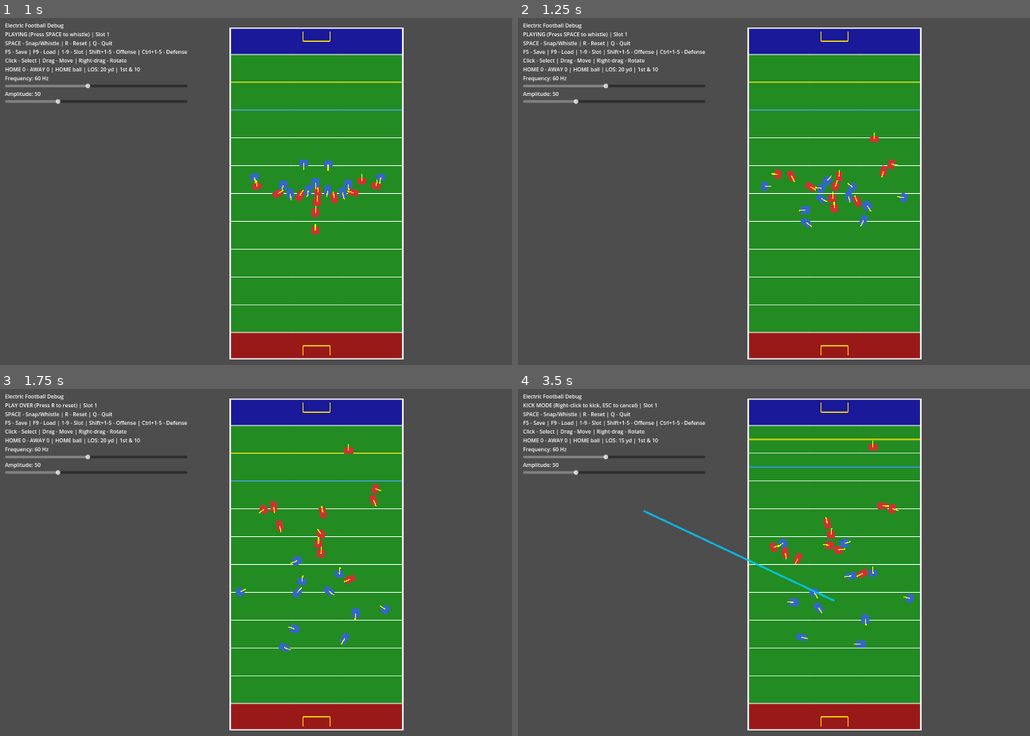
Above: before the commit, frames 1-4 (two rows, left to right).
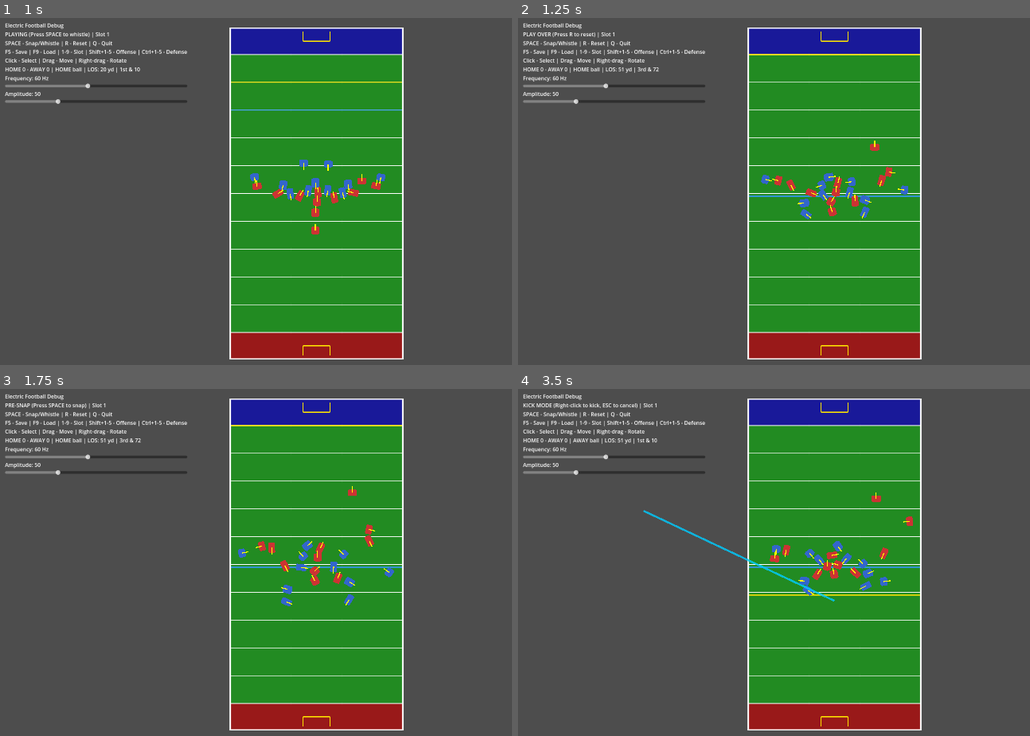
Above: after the commit, the same moments.

Repository: Freaksed/electric-football
Game: Godot game, scene res://scenes/main.tscn
Same seed, same stepped clock (60 frames per second), same inputs: the game is played once before the commit and once after it.
Inputs (mouse positions are in pixels of both pictures, inside the frame that each line leads up to):
- Up to frame 1 (1 s): tap Space at 0.5 s; move the mouse to (455, 174) at 0.52 s; hold Up from 0.53 s (still down); tap R at 0.6 s; click (455, 174) at 0.67 s; tap Enter (ui_accept) at 0.77 s
- Up to frame 2 (1.25 s): keep holding Up
- Up to frame 3 (1.75 s): release Up at 1.25 s; tap Space at 1.25 s; drag from (189, 583) to (286, 635) at 1.27 s
- Up to frame 4 (3.5 s): tap R at 2 s; move the mouse to (896, 486) at 2.02 s; hold Up 2.03-2.75 s; tap K at 2.1 s; tap Enter (ui_accept) at 2.75 s; drag from (804, 635) to (646, 510) at 2.77 s

Frame 1 is identical in both runs. In frame 2, 1.8% of the frame differs, in the area x 3-79%, y 4-61%; in frame 3, 2.3%, in the area x 1-79%, y 4-76%; in frame 4, 2.3%.

Commit message:
Fix tackle detection by setting QB as ball carrier at snap
Tackles weren't triggering because no ball carrier was assigned
at the start of a play. Now the QB on the team with possession
is automatically set as the ball carrier when snapping.

Co-Authored-By: Claude Opus 4.5 <noreply@anthropic.com>

Diff:
--- a/scripts/main.gd
+++ b/scripts/main.gd
@@ -178,6 +178,10 @@
 	match _game_manager.current_phase:
 		GameManager.GamePhase.PRE_SNAP:
 			# Snap the ball - start the play
+			# Find the QB on the team with possession and set as ball carrier
+			var qb := _find_quarterback(_game_manager.possession)
+			if qb:
+				_game_manager.set_ball_carrier(qb)
 			_game_manager.snap()
 		GameManager.GamePhase.PLAYING:
 			# Blow the whistle - stop the play
@@ -478,6 +482,13 @@
 	print("Loaded preset: %s (%d players)" % [formation.formation_name, count])
 
 
+func _find_quarterback(team: PlayerFigure.Team) -> PlayerFigure:
+	for player in $Players.get_children():
+		if player is PlayerFigure and player.team == team and player.is_quarterback():
+			return player
+	return null
+
+
 func _get_player_at_position(pos: Vector2) -> PlayerFigure:
 	var space_state := get_world_2d().direct_space_state
 	var query := PhysicsPointQueryParameters2D.new()
